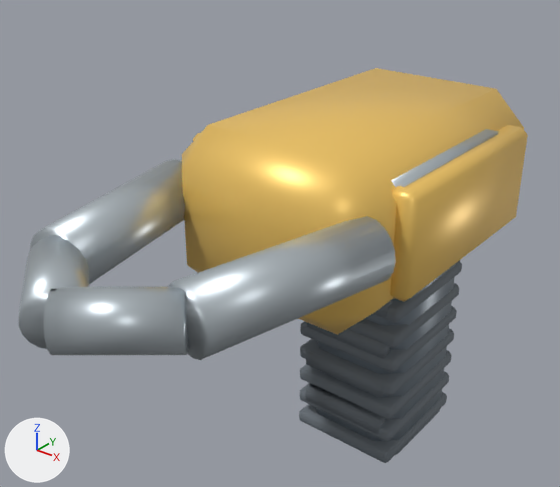
A saved change to the glTF model assets/tools/dismantler_enhanced.glb.
Before and after are seen from a 50 mm camera at (0.782, -1.36, 1.339) aimed at (-0.082, -0.281, 0.67). Every picture has the same lights, and +X, +Y and +Z are marked at lower left. The older version comes first. Where no turn or scale is listed for an object, it has been applied to the vertices. Vertices at exactly the same position are counted once.

Names of what the first picture shows: 'Body_orange', 'GripRib_rubber', 'Grip_dark', 'Grip_rubber', 'Jaw_steel', 'Rail_steel', 'SideArmor_orange'.
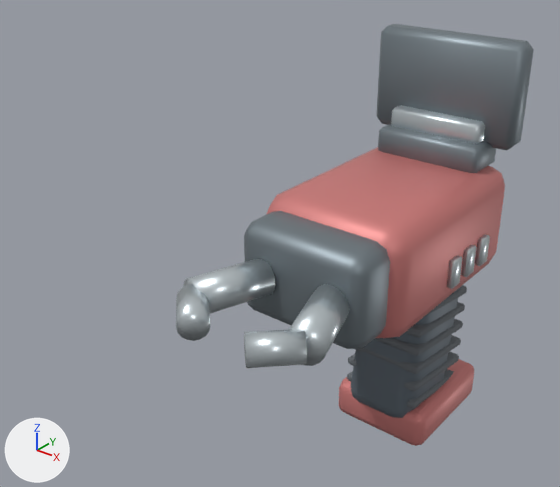
The change, as a list of edits to the scene's bpy script:
```text
Change me_jaw_steel:
    remove me_jaw_steel.from_pydata(...)  # 149 vertices, 288 faces; spans x -0.264..0.264, y -0.895..-0.408, z 0.746..0.854
    add me_jaw_steel.from_pydata(...)  # 68 vertices, 128 faces; spans x -0.166..0.166, y -0.492..-0.318, z 0.58..0.656
    me_jaw_steel part 4: 149 vertices removed from x -0.264..0.264, y -0.895..-0.408, z 0.746..0.854; 68 vertices added at x -0.166..0.166, y -0.492..-0.318, z 0.58..0.656
Change me_griprib_rubber:
    remove me_griprib_rubber.from_pydata(...)  # 192 vertices, 352 faces; spans x -0.125..0.125, y -0.16..0.13, z 0.132..0.598
    add me_griprib_rubber.from_pydata(...)  # 144 vertices, 264 faces; spans x -0.097..0.097, y 0.003..0.237, z 0.141..0.445
    me_griprib_rubber part 1: the loose piece of 24 vertices spanning x -0.125..0.125, y -0.16..0.13, z 0.132..0.168 is deleted
    me_griprib_rubber part 2: the loose piece of 24 vertices spanning x -0.125..0.125, y -0.16..0.13, z 0.501..0.536 is deleted
    me_griprib_rubber part 3: 120 vertices removed from x -0.125..0.125, y -0.16..0.13, z 0.194..0.475; 144 vertices added at x -0.097..0.097, y 0.003..0.237, z 0.141..0.445
    other edits to the shape of me_griprib_rubber do not show in these pictures
Remove ob_grip_dark:
    ob_grip_dark = bpy.data.objects.new('Grip_dark', me_grip_dark)
Remove ob_body_orange:
    ob_body_orange = bpy.data.objects.new('Body_orange', me_body_orange)
Remove ob_grip_rubber:
    ob_grip_rubber = bpy.data.objects.new('Grip_rubber', me_grip_rubber)
Remove ob_rail_steel:
    ob_rail_steel = bpy.data.objects.new('Rail_steel', me_rail_steel)
Remove ob_sidearmor_orange:
    ob_sidearmor_orange = bpy.data.objects.new('SideArmor_orange', me_sidearmor_orange)
Add ob_liveviewsurfaceframe_frame:
    ob_liveviewsurfaceframe_frame = bpy.data.objects.new('LiveViewSurfaceFrame_frame', me_liveviewsurfaceframe_frame)  # 24 vertices, 44 faces; spans x -0.175..0.175, y 0.192..0.258, z 0.783..1.013; in mat_frame (grey #828d94)
    ob_liveviewsurfaceframe_frame.location = (0.0, 0.0, 0.0)
Add ob_displaybracket_steel:
    ob_displaybracket_steel = bpy.data.objects.new('DisplayBracket_steel', me_displaybracket_steel)  # 24 vertices, 44 faces; spans x -0.11..0.11, y 0.16..0.255, z 0.778..0.842; in mat_steel (light grey #d2dbdf)
    ob_displaybracket_steel.location = (0.0, 0.0, 0.0)
Add ob_displaymount_frame:
    ob_displaymount_frame = bpy.data.objects.new('DisplayMount_frame', me_displaymount_frame)  # 24 vertices, 44 faces; spans x -0.125..0.125, y 0.131..0.243, z 0.733..0.799; in mat_frame (grey #828d94)
    ob_displaymount_frame.location = (0.0, 0.0, 0.0)
Add ob_housingvent_steel:
    ob_housingvent_steel = bpy.data.objects.new('HousingVent_steel', me_housingvent_steel)  # 144 vertices, 264 faces; spans x -0.186..0.186, y -0.048..0.118, z 0.556..0.62; in mat_steel (light grey #d2dbdf)
    ob_housingvent_steel.location = (0.0, 0.0, 0.0)
Add ob_jawtip_steel:
    ob_jawtip_steel = bpy.data.objects.new('JawTip_steel', me_jawtip_steel)  # 68 vertices, 128 faces; spans x -0.151..0.151, y -0.571..-0.459, z 0.588..0.648; in mat_steel (light grey #d2dbdf)
    ob_jawtip_steel.location = (0.0, 0.0, 0.0)
Add ob_nosehousing_frame:
    ob_nosehousing_frame = bpy.data.objects.new('NoseHousing_frame', me_nosehousing_frame)  # 56 vertices, 108 faces; spans x -0.145..0.145, y -0.335..-0.205, z 0.518..0.718; in mat_frame (grey #828d94)
    ob_nosehousing_frame.location = (0.0, 0.0, 0.0)
Add ob_toolbody_darkred:
    ob_toolbody_darkred = bpy.data.objects.new('ToolBody_darkred', me_toolbody_darkred)  # 56 vertices, 108 faces; spans x -0.17..0.17, y -0.25..0.25, z 0.493..0.743; in mat_darkred (pink #d2807e)
    ob_toolbody_darkred.location = (0.0, 0.0, 0.0)
Add ob_battery_darkred:
    ob_battery_darkred = bpy.data.objects.new('Battery_darkred', me_battery_darkred)  # 56 vertices, 108 faces; spans x -0.125..0.125, y 0.0..0.3, z 0.063..0.163; in mat_darkred (pink #d2807e)
    ob_battery_darkred.location = (0.0, 0.0, 0.0)
Add ob_grip_black:
    ob_grip_black = bpy.data.objects.new('Grip_black', me_grip_black)  # 56 vertices, 108 faces; spans x -0.09..0.09, y -0.014..0.254, z 0.1..0.536; in mat_black (greyish blue #636e78)
    ob_grip_black.location = (0.0, 0.0, 0.0)
```

Changed parts and their boxes [x1, y1, x2, y2] in the pictures (560 x 487 px; the box of a moved part takes in the faces that stretch with it):
'Jaw_steel', reshaped (56% narrower, 47% shorter)
    before: [18, 159, 396, 360]
    after: [184, 259, 350, 366]
'Body_orange', deleted (orange)
    before: [182, 68, 524, 335]
'ToolBody_darkred', added (pink)
    after: [266, 147, 505, 338]
'LiveViewSurfaceFrame_frame', added
    after: [376, 24, 534, 150]
'SideArmor_orange', deleted (orange)
    before: [193, 125, 528, 302]
'GripRib_rubber', reshaped (26% narrower, 39% shorter)
    before: [299, 260, 462, 463]
    after: [347, 285, 467, 409]
'NoseHousing_frame', added
    after: [244, 211, 390, 349]
'Grip_black', added
    after: [351, 288, 460, 418]
'Grip_dark', deleted
    before: [316, 263, 456, 455]
'Battery_darkred', added
    after: [339, 359, 474, 446]
'JawTip_steel', added
    after: [176, 284, 307, 368]
'Grip_rubber', deleted
    before: [305, 299, 393, 434]
'DisplayMount_frame', added
    after: [378, 124, 496, 173]
'DisplayBracket_steel', added
    after: [391, 105, 485, 144]
'Rail_steel', deleted
    before: [391, 129, 498, 187]
'HousingVent_steel', added
    after: [447, 234, 490, 289]
part 1 of me_griprib_rubber, deleted
    before: [299, 392, 447, 463]
part 2 of me_griprib_rubber, deleted
    before: [373, 260, 462, 323]
part 3 of me_griprib_rubber, moved or reshaped
    before: [300, 283, 459, 442]
    after: [347, 285, 467, 409]
